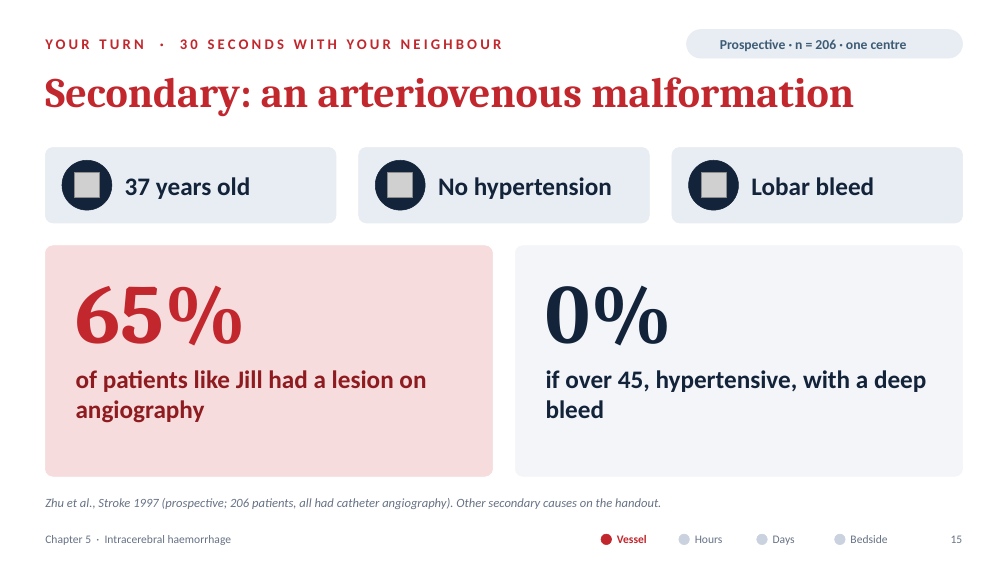
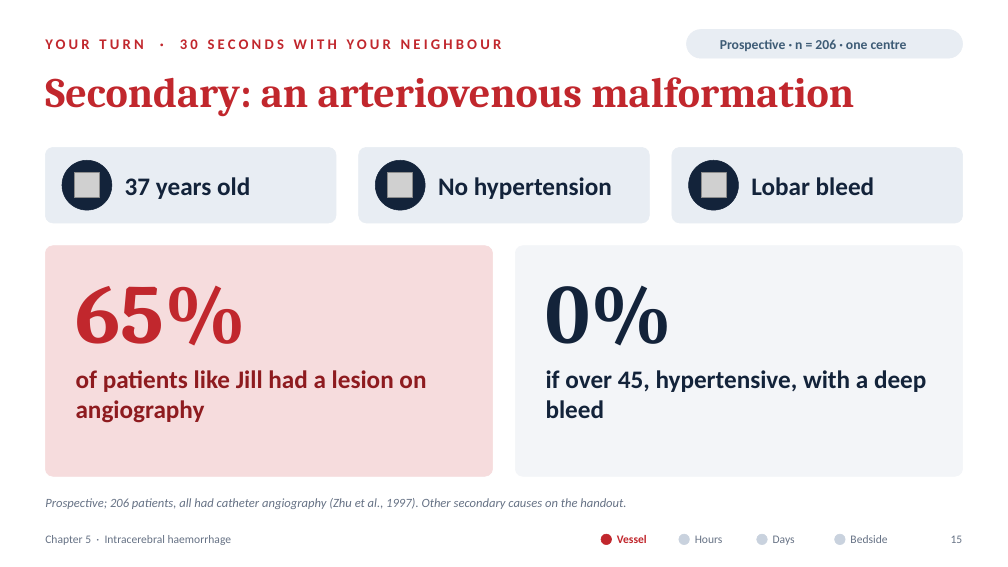
Before and after one commit to fredtom1/fred-Tom-, a slide deck: slide 15 of Chapter5_ICH_Pathophysiology.pptx. Drawn at 1008x567 pixels with LibreOffice and Linux fonts; fonts in the diff are those of the drawing; grey boxes stand for pictures; background and template pictures are left out. Boxes give left, top, right and bottom in pixels: in the first picture for what was removed or moved away, otherwise in the second. Text is boxed around its words. In the diff, an @@ line names an element or a change of style, - is before the commit and + after.

```diff
--- a/Chapter5_ICH_Pathophysiology.pptx
+++ b/Chapter5_ICH_Pathophysiology.pptx
@@ text at box(45, 498, 626, 509): text changed @@
-Zhu et al., Stroke 1997 (prospective; 206 patients, all had catheter angiography). Other secondary causes on the handout.
+Prospective; 206 patients, all had catheter angiography (Zhu et al., 1997). Other secondary causes on the handout.
```
Also in this commit, not shown: 28 other slides changed, 4 slides added, 2 slides removed, 15 other files.
